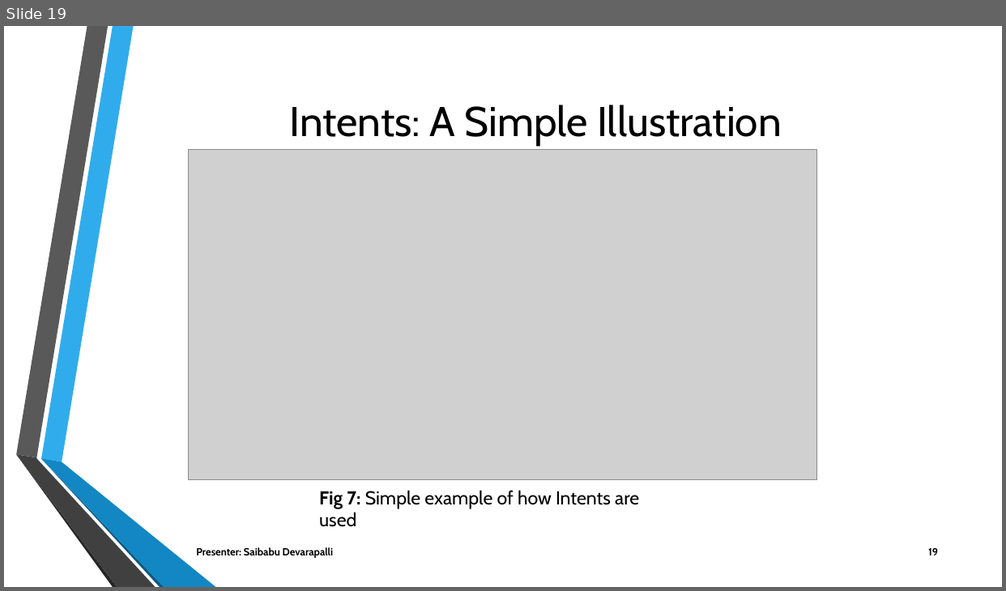
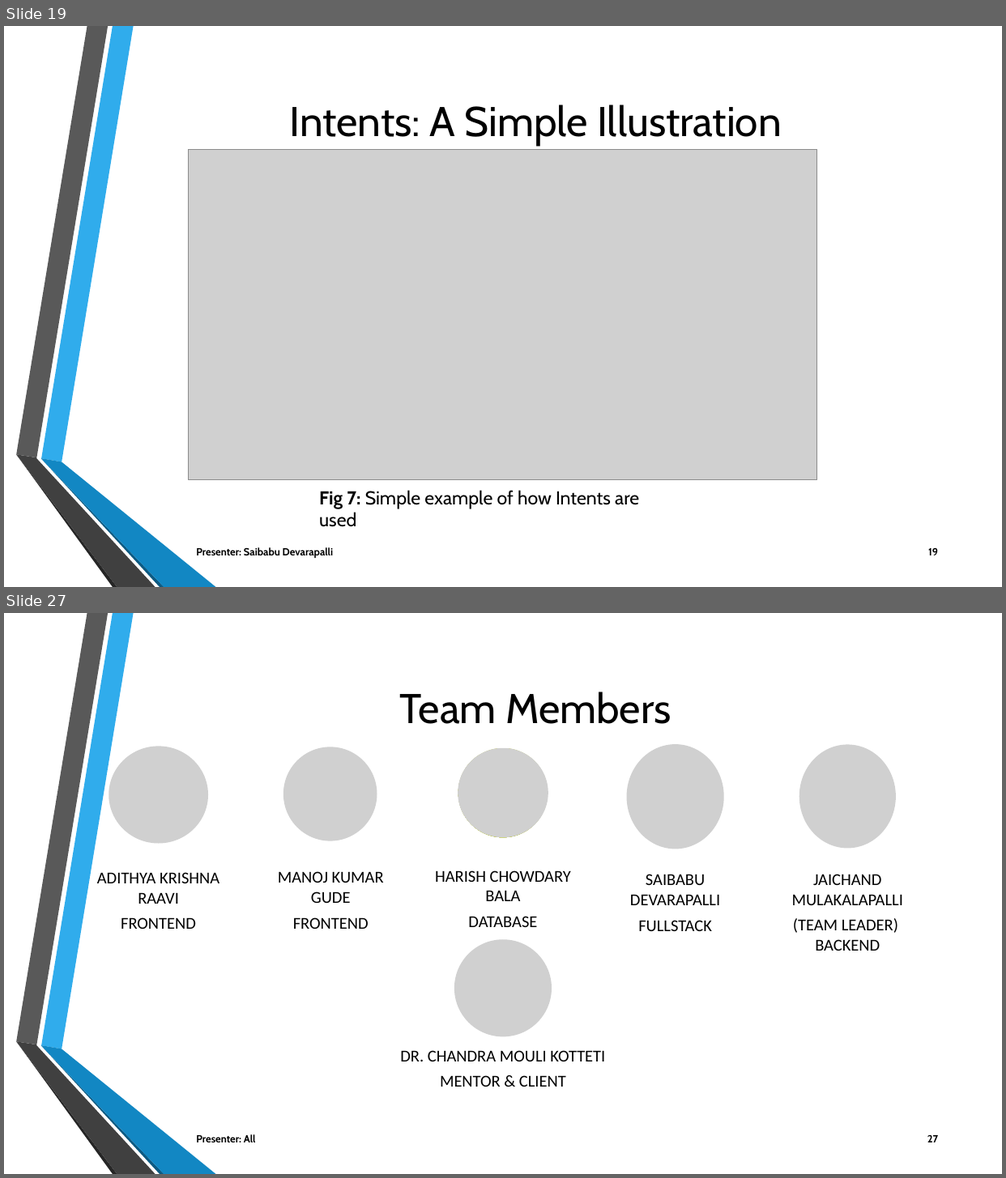
Before and after one commit to Sec03Team05Fall22GDP1/FreebiesforNewbies, a slide deck: Project_Files/Sprint10/FREEBIES FOR NEWBIES Workshop2.pptx. Shown one above the other, each under a label of ours: slide 19 before the commit, slides 19 and 27 after it; the slides between them are not shown. The pictures are 1006x591 and 1006x1178 pixels, drawn with LibreOffice and Linux fonts; fonts in the diff are those of the drawing; grey boxes stand for pictures; background and template pictures are left out. Boxes give left, top, right and bottom in pixels: in the first picture for what was removed or moved away, otherwise in the second. Text is boxed around its words. In the diff, an @@ line names an element or a change of style, - is before the commit and + after.

Commit message:
Updated Workshop2 Slides covering the assigned topics for Jaichand M

```diff
--- a/Project_Files/Sprint10/FREEBIES FOR NEWBIES Workshop2.pptx
+++ b/Project_Files/Sprint10/FREEBIES FOR NEWBIES Workshop2.pptx
@@ slide 27 added at (4,613,1002,1174), background picture (left out); not listed: 6 template elements that a slide beside it also shows @@
@@ title added at (400,692,671,724), 40 pt, text #000000 @@
+Team Members
@@ group added at (97,744,903,951): 5 ellipses, 5 pictures, 5 texts @@
+ADITHYA KRISHNA RAAVI
+FRONTEND
+MANOJ KUMAR GUDE
+FRONTEND
+HARISH CHOWDARY BALA
+DATABASE
+SAIBABU DEVARAPALLI
+FULLSTACK
+JAICHAND MULAKALAPALLI
+(TEAM LEADER) BACKEND
@@ picture added at (454,939,552,1037) @@
@@ ellipse added at (457,943,550,1035), fill gradient #8CC764 to #72AF45 @@
@@ text added at (400,1050,605,1087), 16 pt, text #000000 @@
+DR. CHANDRA MOULI KOTTETI
+MENTOR & CLIENT
@@ text added at (196,1135,256,1143), 10 pt, text #000000, bold @@
+Presenter: All
@@ page number added at (927,1135,938,1143), 10 pt, text #000000, bold @@
+27
```
Also in this commit, not shown: 8 other slides added.
